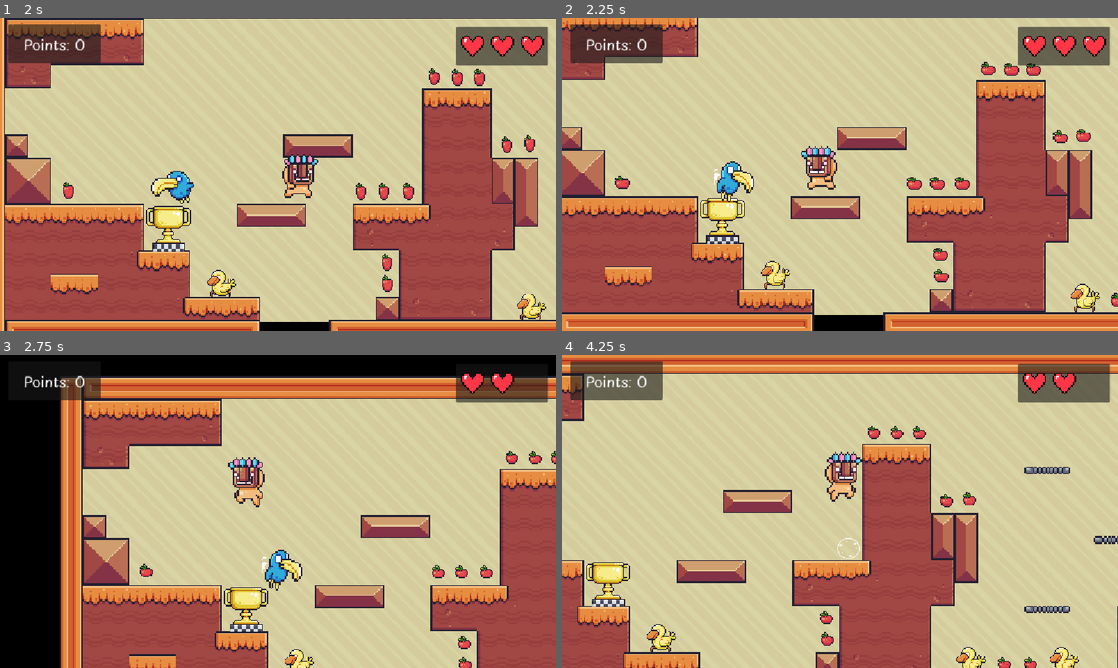
Above: before the commit, frames 1-4 (two rows, left to right).
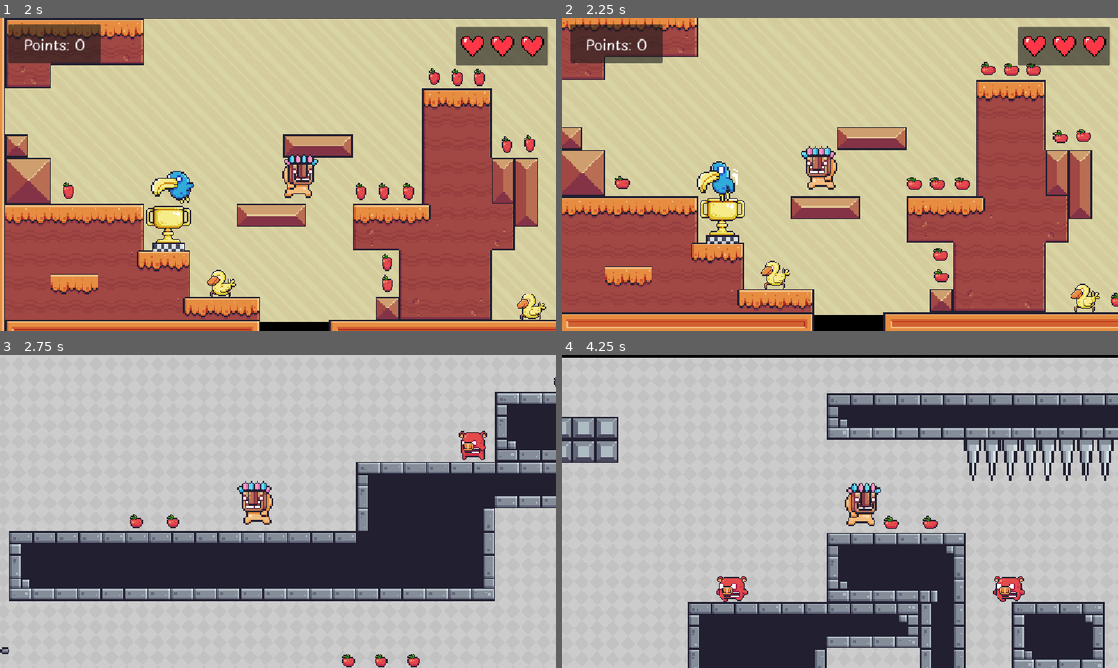
Above: after the commit, the same moments.

Repository: raihan-ys/2d-platformer-game
Game: Godot game, scene res://scenes/levels/level2.tscn
The game is run twice, just before and just after one commit, with the same random seed, the same clock (stepped at 60 frames per second) and the same inputs. This scene is started directly instead of the project's main scene.
Inputs:
- Up to frame 1 (2 s): hold D (right) from 0.53 s (still down); tap W (jump) at 0.6, 0.77, 1.07, 1.35, 1.52, 1.82 s
- Up to frame 2 (2.25 s): release D (right) at 2.03 s; hold A (left) from 2.03 s (still down); tap W (jump) at 2.1 s
- Up to frame 3 (2.75 s): keep holding A (left)
- Up to frame 4 (4.25 s): release A (left) at 2.78 s; hold D (right) from 2.78 s (still down); tap W (jump) at 2.85, 3.02, 3.32, 3.6, 3.77, 4.07 s

Frame 1 is identical in both runs. In frame 2, 0.7% of the frame differs, in the area x 24-35%, y 45-59%; in frame 3, 99%; in frame 4, 100%, in the area x 0-100%, y 0-100%.

Commit message:
Make one of enemies scene behave differently

Diff:
--- a/scenes/game_objects/bird.gd
+++ b/scenes/game_objects/bird.gd
@@ -11,12 +11,6 @@
 # Called every frame. 'delta' is the elapsed time since the previous frame.
 func _process(delta: float) -> void:
 	position.x += direction * SPEED * delta
-
-
-# Flip moving direction
-func _on_timer_timeout() -> void:
-	direction *= -1
-	animated_sprite_2d.flip_h = !animated_sprite_2d.flip_h
 
 
 # If colliding with player
--- a/scenes/game_objects/pig.gd
+++ b/scenes/game_objects/pig.gd
@@ -11,3 +11,33 @@
 # Called every frame. 'delta' is the elapsed time since the previous frame.
 func _process(delta: float) -> void:
 	position.x += direction * SPEED * delta
+
+
+# Flip moving direction
+func _on_timer_timeout() -> void:
+	direction *= -1
+	animated_sprite_2d.flip_h = !animated_sprite_2d.flip_h
+
+
+# If colliding with player
+func _on_body_entered(body: Node2D) -> void:
+	if body.name == "Player" :
+		# Check if the player is above or at the side of the bird
+		var y_delta = position.y - body.position.y
+		var x_delta = body.position.x - position.x
+
+		# If player's vertical position is not 0 and body is towards the enemy
+		if (y_delta > 0 && body.velocity.y > 0):
+			# Remove enemy and add point
+			# ERROR: change to dying animation
+			# animated_sprite_2d.animation = "dying"
+			await get_tree().create_timer(0.3).timeout
+			queue_free()
+			game_manager.add_point()
+		else:
+			# Deacrease player's health
+			player.decrease_health()
+			if (x_delta < 0):
+				body.jump_side(500)
+			else:
+				body.jump_side(-500)
--- a/scenes/game_objects/pig.tscn
+++ b/scenes/game_objects/pig.tscn
@@ -93,6 +93,11 @@
 "loop": 1,
 "name": &"default",
 "speed": 18.0
+}, {
+"frames": [],
+"loop": 1,
+"name": &"dying",
+"speed": 5.0
 }]
 
 [sub_resource type="RectangleShape2D" id="RectangleShape2D_xrivr"]
@@ -107,7 +112,6 @@
 scale = Vector2(8, 8.706)
 sprite_frames = SubResource("SpriteFrames_yipwy")
 autoplay = "default"
-frame_progress = 0.7490535
 
 [node name="CollisionShape2D" type="CollisionShape2D" parent="." unique_id=1530348022]
 position = Vector2(170, 167)
--- a/scenes/game_objects/spike.gd
+++ b/scenes/game_objects/spike.gd
@@ -1,7 +1,7 @@
 extends Area2D
 
 
-@onready var player = $"../../Player"
+@onready var player = $"../../SceneObjects/Player"
 
 func _on_body_entered(body: Node2D) -> void:
 	if body.name == "Player" :
--- a/scenes/levels/level3.tscn
+++ b/scenes/levels/level3.tscn
@@ -220,12 +220,11 @@
 tile_map_data = PackedByteArray("AAAAAA0AAAABAAAAAAABAA0AAAABAAAAAAACAA0AAAABAAAAAAADAA0AAAABAAAAAAAEAA0AAAABAAAAAAAFAA …(7776 unchanged characters)…
 tile_set = SubResource("TileSet_13qdw")
 
-[node name="Player" parent="SceneObjects/TileMapLayer" unique_id=461984618 node_paths=PackedStringArray("hearts") instance=ExtResource("3_sru4k")]
-position = Vector2(0.33333334, 169)
-scale = Vector2(1, 1)
+[node name="Player" parent="SceneObjects" unique_id=461984618 node_paths=PackedStringArray("hearts") instance=ExtResource("3_sru4k")]
+position = Vector2(503, -164)
 hearts = [null, null, null]
 
-[node name="Camera2D" type="Camera2D" parent="SceneObjects/TileMapLayer/Player" unique_id=2128874735]
+[node name="Camera2D" type="Camera2D" parent="SceneObjects/Player" unique_id=2128874735]
 position = Vector2(25.666672, 25.333328)
 scale = Vector2(0.33333334, 0.33333334)
 process_callback = 0
@@ -288,6 +287,10 @@
 [node name="pig" parent="Pigs" unique_id=369298452 instance=ExtResource("7_f7rt6")]
 position = Vector2(933, -265)
 scale = Vector2(0.25, 0.25)
+
+[node name="Timer" type="Timer" parent="Pigs/pig" unique_id=309283125]
+wait_time = 2.5
+autostart = true
 
 [node name="pig2" parent="Pigs" unique_id=1582783149 instance=ExtResource("7_f7rt6")]
 position = Vector2(1508, -265)
@@ -502,6 +505,7 @@
 position = Vector2(-95.5, -35.5)
 shape = SubResource("WorldBoundaryShape2D_72x3h")
 
+[connection signal="timeout" from="Pigs/pig/Timer" to="Pigs/pig" method="_on_timer_timeout"]
 [connection signal="pressed" from="PausePanel/Pause/PausePanel/VBoxContainer/Resume" to="PausePanel/Pause" method="_on_resume_pressed"]
 [connection signal="pressed" from="PausePanel/Pause/PausePanel/VBoxContainer/Back" to="PausePanel/Pause" method="_on_back_pressed"]
 [connection signal="body_entered" from="FallArea" to="FallArea" method="_on_body_entered"]
Not shown, added: scenes/levels/level3.tscn661929022.tmp
Not shown, added: scenes/levels/level3.tscn671376792.tmp
